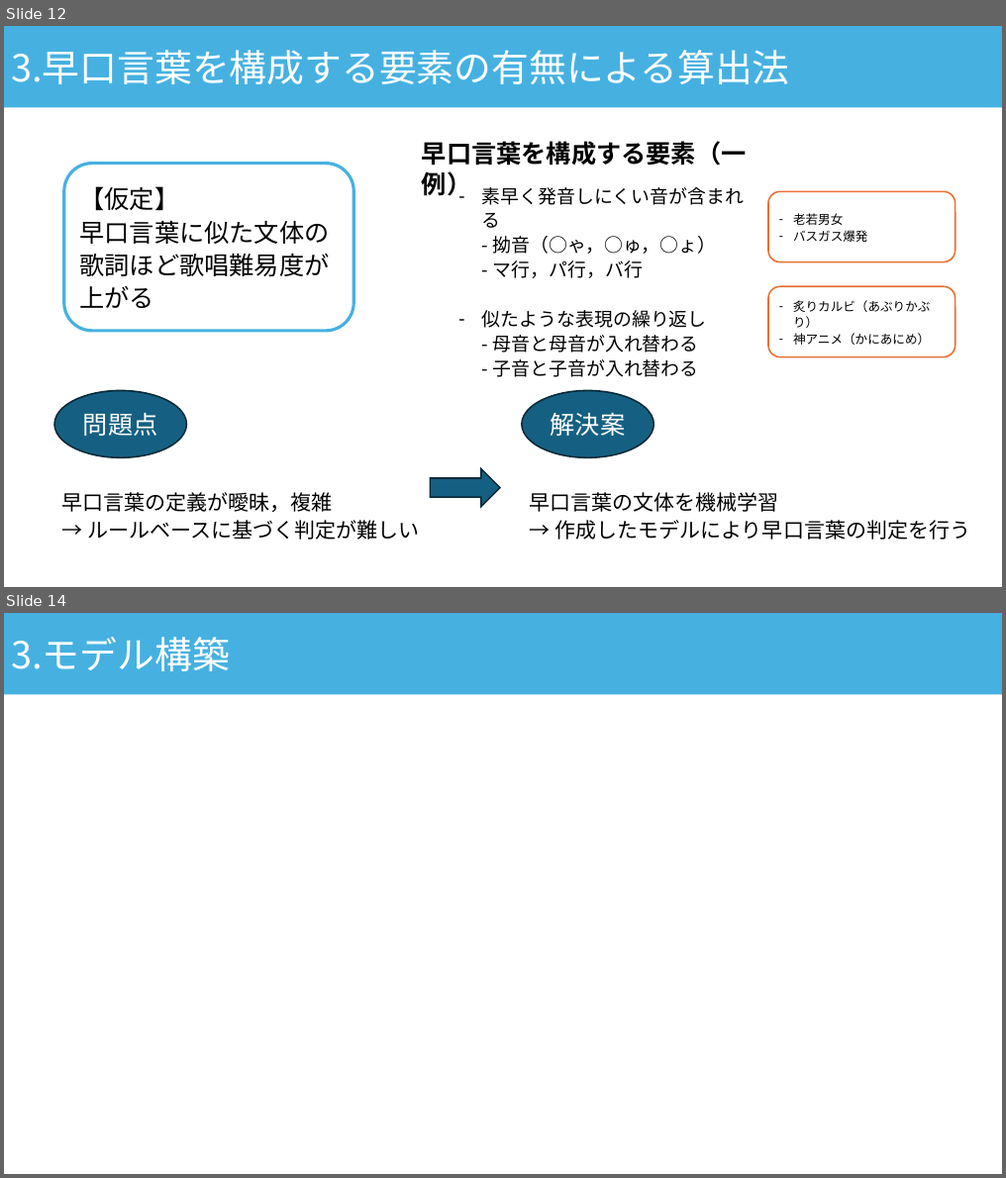
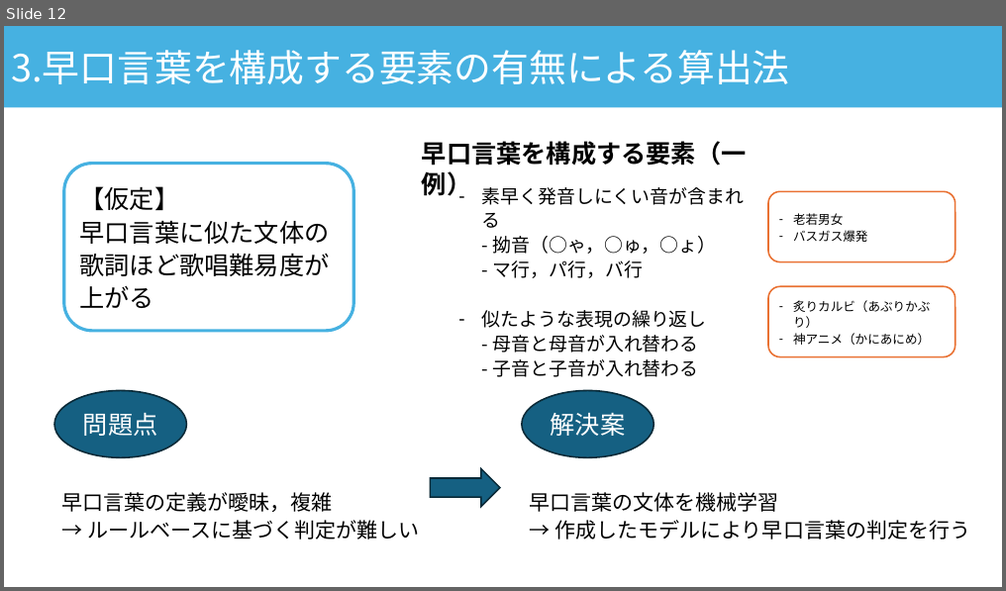
Before and after one commit to asn407/20241221, a slide deck: 年末発表.pptx. Shown one above the other, each under a label of ours: slides 12 and 14 before the commit, slide 12 after it; the slides between them are not shown. The pictures are 1006x1178 and 1006x591 pixels, drawn with LibreOffice and Linux fonts; fonts in the diff are those of the drawing. Boxes give left, top, right and bottom in pixels: in the first picture for what was removed or moved away, otherwise in the second. Text is boxed around its words. In the diff, an @@ line names an element or a change of style, - is before the commit and + after.

```diff
--- a/年末発表.pptx
+++ b/年末発表.pptx
@@ slide 14 removed at (4, 613, 1002, 1174), background #FFFFFF @@
@@ rectangle removed at (4, 613, 1002, 694) @@
-3.モデル構築
```
Also in this commit, not shown: 2 slides changed, 2 slides added, 1 other file.
